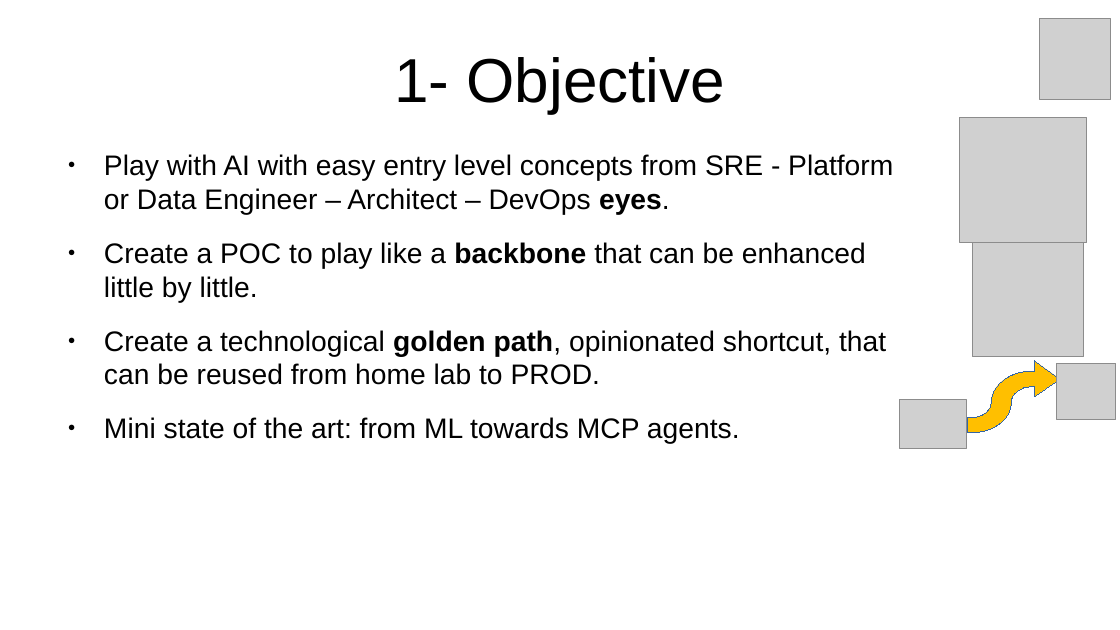
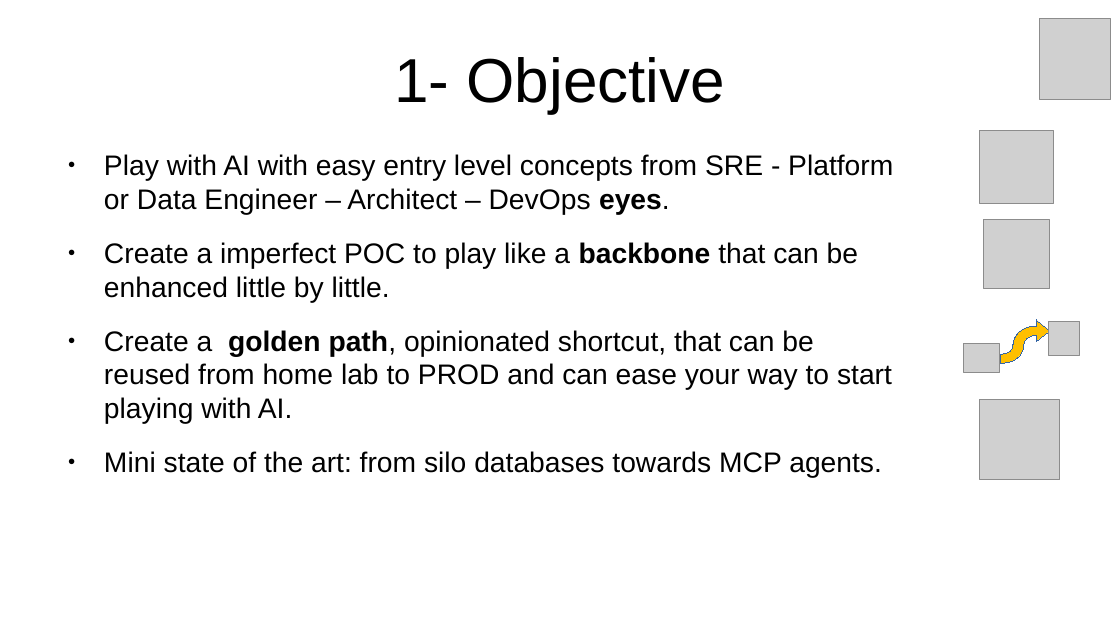
Before and after one commit to inigokintana/homelab-2-prod-ai-golden-path, a slide deck: slide 2 of docs/Presentation-homelab-2-prod-ai-golden-path.odp. Drawn at 1120x630 pixels with LibreOffice and Linux fonts; fonts in the diff are those of the drawing; grey boxes stand for pictures. Boxes give left, top, right and bottom in pixels: in the first picture for what was removed or moved away, otherwise in the second. Text is boxed around its words. In the diff, an @@ line names an element or a change of style, - is before the commit and + after.

```diff
--- a/docs/Presentation-homelab-2-prod-ai-golden-path.odp
+++ b/docs/Presentation-homelab-2-prod-ai-golden-path.odp
@@ picture: place and size @@
-picture at <box>960,117,1087,243</box>
+picture at <box>981,130,1055,203</box>
@@ picture: place and size @@
-picture at <box>973,240,1084,357</box>
+picture at <box>985,221,1051,290</box>
@@ text at <box>104,242,892,478</box>: text changed @@
-● Create a POC to play like a backbone that can be enhanced little by little.
-● Create a technological golden path, opinionated shortcut, that can be reused from home lab to PROD.
-● Mini state of the art: from ML towards MCP agents.
+● Create a imperfect POC to play like a backbone that can be enhanced little by little.
+● Create a golden path, opinionated shortcut, that can be reused from home lab to PROD and can ease your way to start playing with AI.
+● Mini state of the art: from silo databases towards MCP agents.
@@ freeform shape: place and size @@
-freeform shape at <box>969,361,1061,433</box>
+freeform shape at <box>1001,320,1051,364</box>
@@ picture: place and size @@
-picture at <box>1057,363,1116,420</box>
+picture at <box>1049,321,1080,356</box>
@@ picture: place and size @@
-picture at <box>900,400,967,449</box>
+picture at <box>965,344,1000,373</box>
@@ picture added at <box>981,400,1061,481</box> @@
```
Also in this commit, not shown: 8 other slides changed, 4 other files.
